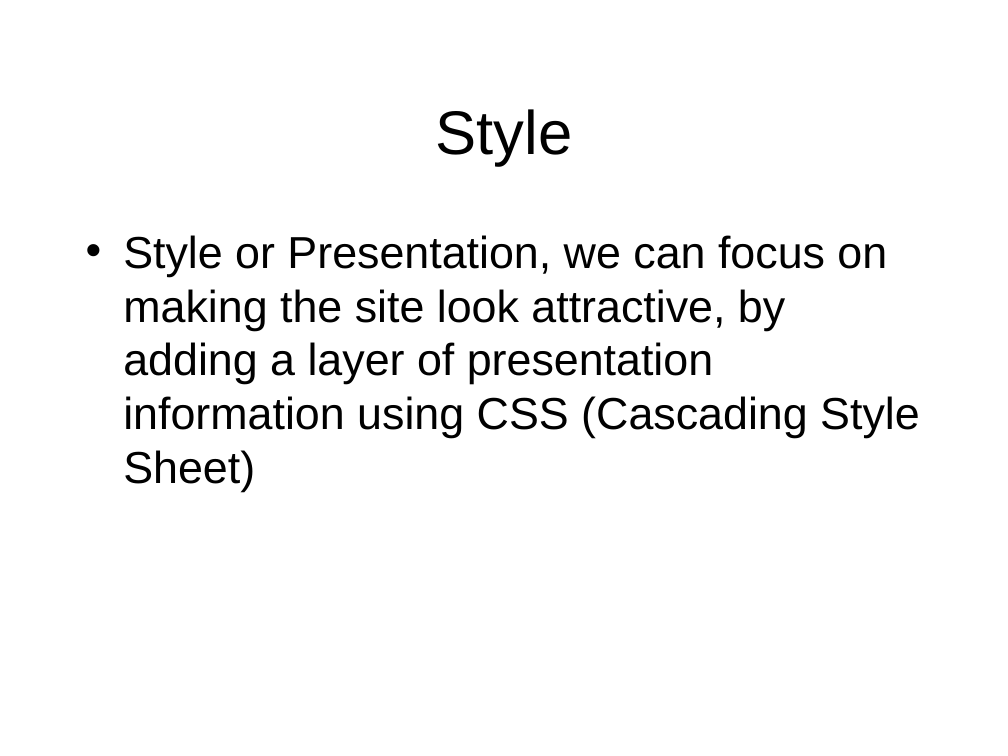
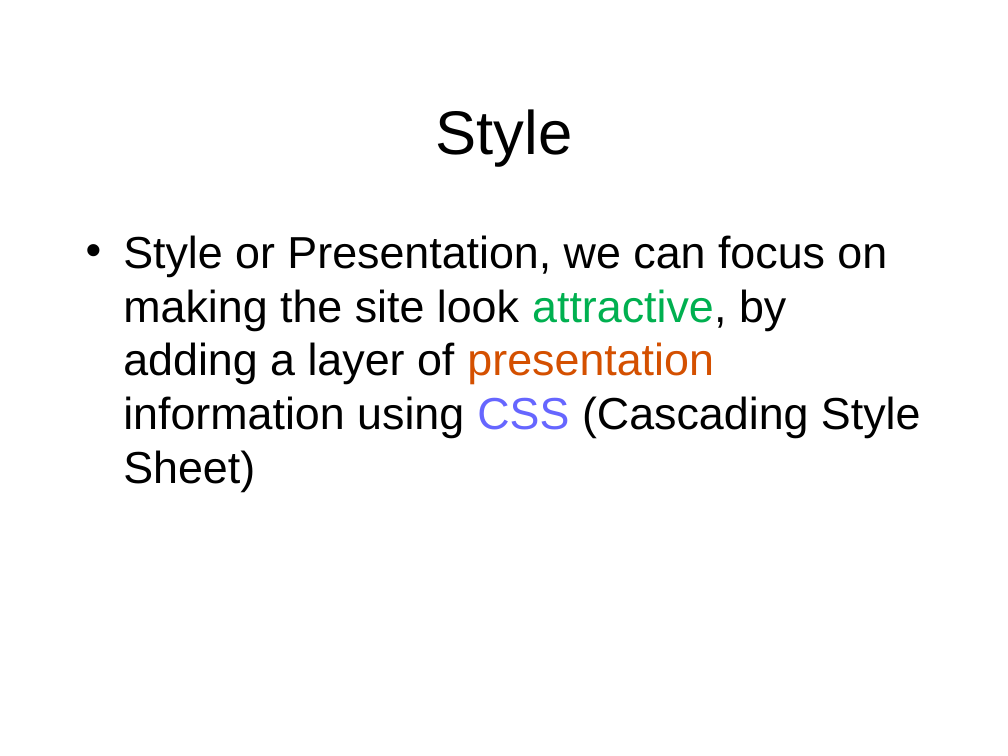
Before and after one commit to octaviordz/zjnu2017.github.io, a slide deck: slide 11 of WAD/lectures/080--Dynamic.vs.Static.Websites.pptx (slide 5 before the commit). Drawn at 1008x756 pixels with LibreOffice and Linux fonts; fonts in the diff are those of the drawing. Boxes give left, top, right and bottom in pixels: in the first picture for what was removed or moved away, otherwise in the second. Text is boxed around its words. In the diff, an @@ line names an element or a change of style, - is before the commit and + after.

```diff
--- a/WAD/lectures/080--Dynamic.vs.Static.Websites.pptx
+++ b/WAD/lectures/080--Dynamic.vs.Static.Websites.pptx
@@ text "Style or Presentation, we can ..." at <box>123,235,921,492</box>: text colour #000000 to #00B050 in "attractive,"; text colour #000000 to #D45000 in "presentation"; text colour #000000 to #6666FF in "CSS" @@
```
Also in this commit, not shown: 4 other slides changed, 6 slides added.
